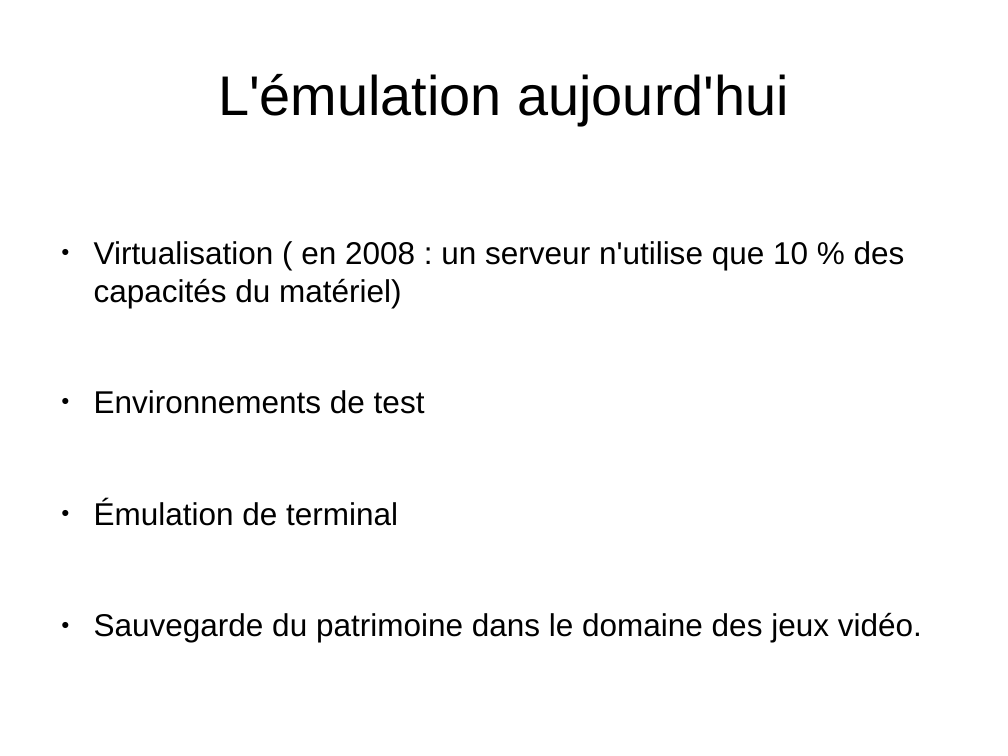
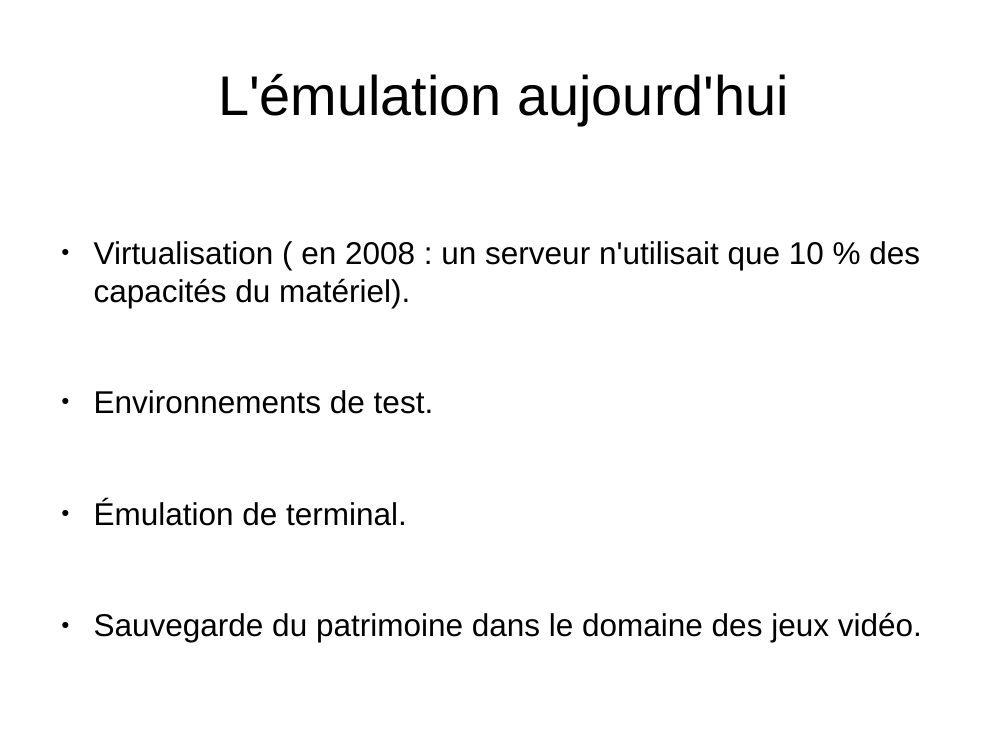
Before and after one commit to joakim-d/GroBoy, a slide deck: slide 31 of documents_TER/soutenance.odp. Drawn at 1008x756 pixels with LibreOffice and Linux fonts; fonts in the diff are those of the drawing. Boxes give left, top, right and bottom in pixels: in the first picture for what was removed or moved away, otherwise in the second. Text is boxed around its words. In the diff, an @@ line names an element or a change of style, - is before the commit and + after.

```diff
--- a/documents_TER/soutenance.odp
+++ b/documents_TER/soutenance.odp
@@ text at (x1=94, y1=241, x2=920, y2=526): text changed @@
-● Virtualisation ( en 2008 : un serveur n'utilise que 10 % des capacités du matériel)
-● Environnements de test
-● Émulation de terminal
+● Virtualisation ( en 2008 : un serveur n'utilisait que 10 % des capacités du matériel).
+● Environnements de test.
+● Émulation de terminal.
```
Also in this commit, not shown: 1 other slide changed.
